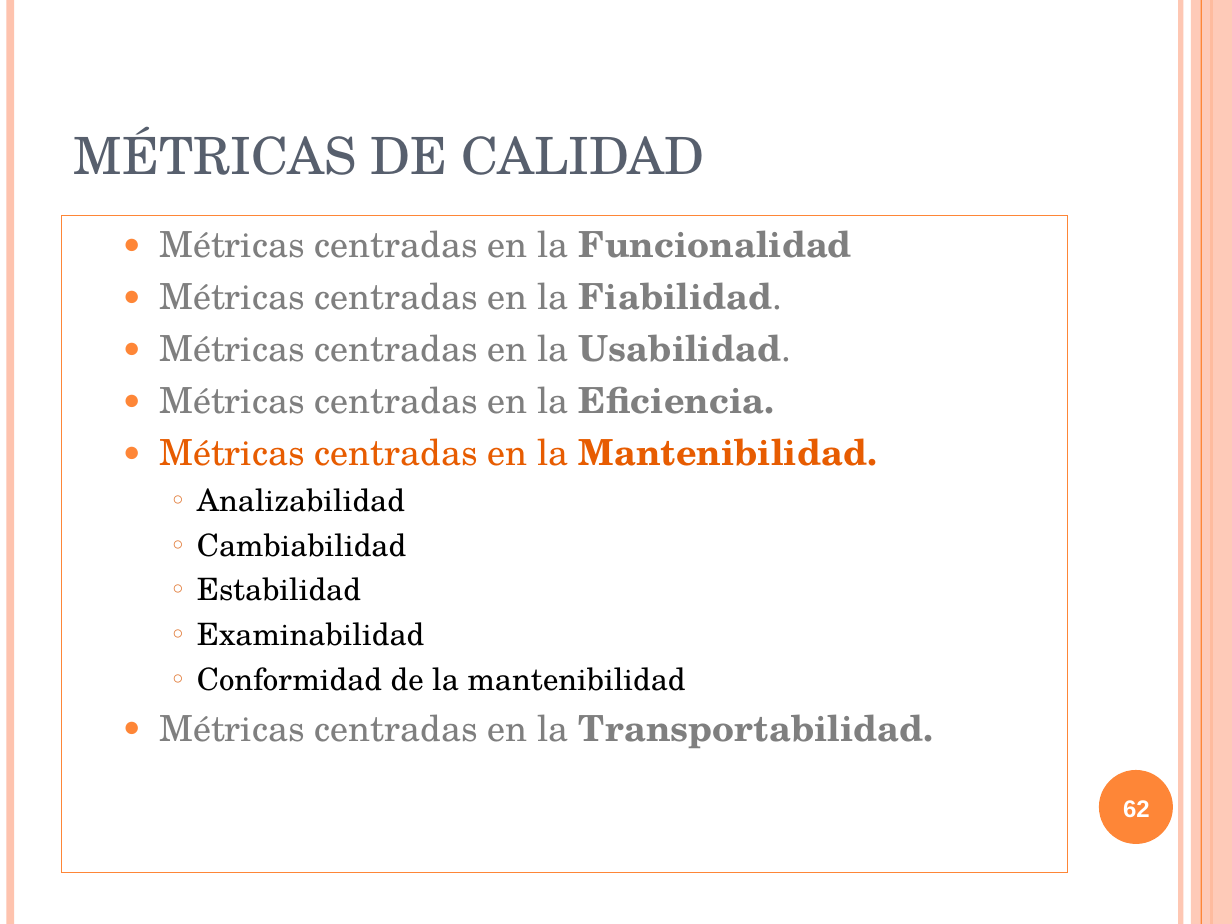
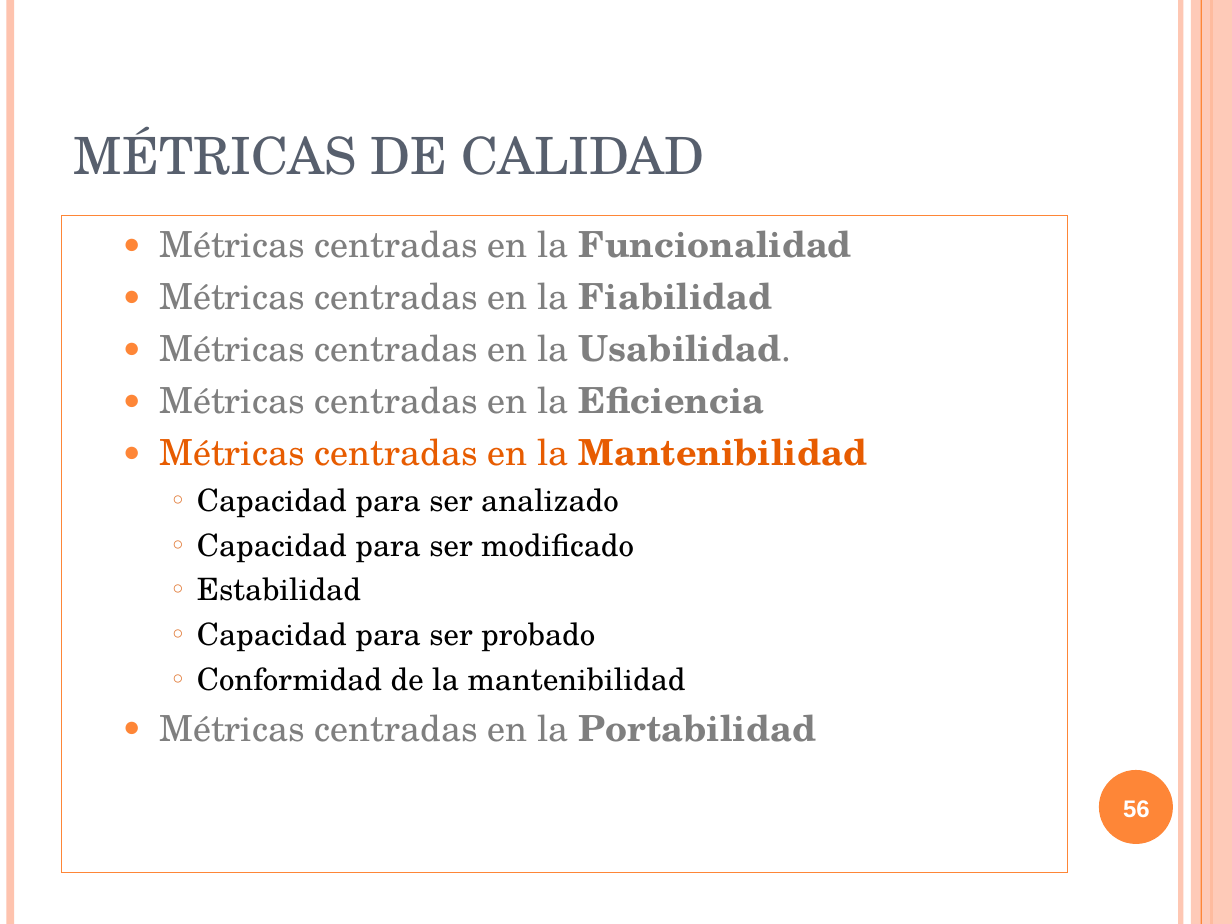
Before and after one commit to txedo/isi-auditoria, a slide deck: slide 56 of calidad/Trabajo/presentacion/presentacionCalidad.ppt (slide 62 before the commit). Drawn at 1232x924 pixels with LibreOffice and Linux fonts; fonts in the diff are those of the drawing. Boxes give left, top, right and bottom in pixels: in the first picture for what was removed or moved away, otherwise in the second. Text is boxed around its words. In the diff, an @@ line names an element or a change of style, - is before the commit and + after.

```diff
--- a/calidad/Trabajo/presentacion/presentacionCalidad.ppt
+++ b/calidad/Trabajo/presentacion/presentacionCalidad.ppt
@@ text in rectangle at <box>160,282,773,310</box>: text changed @@
-  ● Métricas centradas en la Fiabilidad.
+  ● Métricas centradas en la Fiabilidad
@@ text in rectangle at <box>160,386,867,563</box>: text changed; text colour #E75C01 to #000000 @@
-  ● Métricas centradas en la Eficiencia.
-  ● Métricas centradas en la Mantenibilidad.
-    ○ Analizabilidad
-    ○ Cambiabilidad
+  ● Métricas centradas en la Eficiencia
+  ● Métricas centradas en la Mantenibilidad
+    ○ Capacidad para ser analizado
+    ○ Capacidad para ser modificado
@@ text in rectangle at <box>197,622,595,652</box>: text changed @@
-    ○ Examinabilidad
+    ○ Capacidad para ser probado
@@ text in rectangle at <box>160,714,816,742</box>: text changed @@
-  ● Métricas centradas en la Transportabilidad.
+  ● Métricas centradas en la Portabilidad
@@ page number at <box>1123,800,1150,818</box>: text changed @@
-62
+56
```
Also in this commit, not shown: 14 other slides changed, 6 slides removed, 1 other file.
